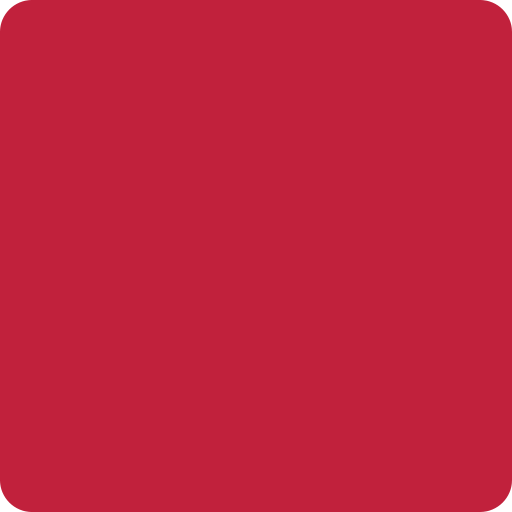
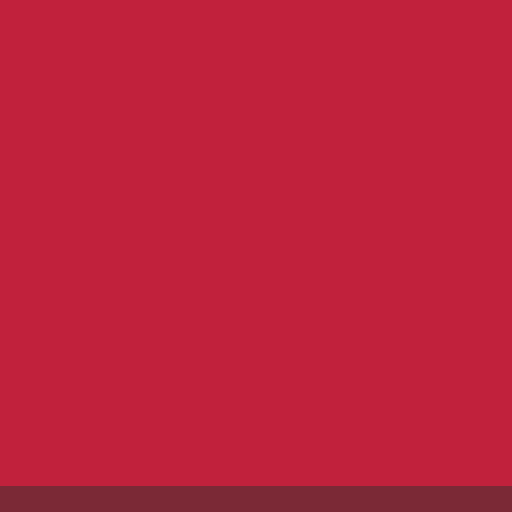
Layered file, before and after one edit (512 × 512). Changes by layer:
showed "Rectangle 1" (1st of 2) over [0, 486, 512, 512]
showed "Rectangle 1" (2nd of 2) over [0, 0, 512, 512]
hid "Rounded Rectangle 1" over [0, 0, 512, 512]
